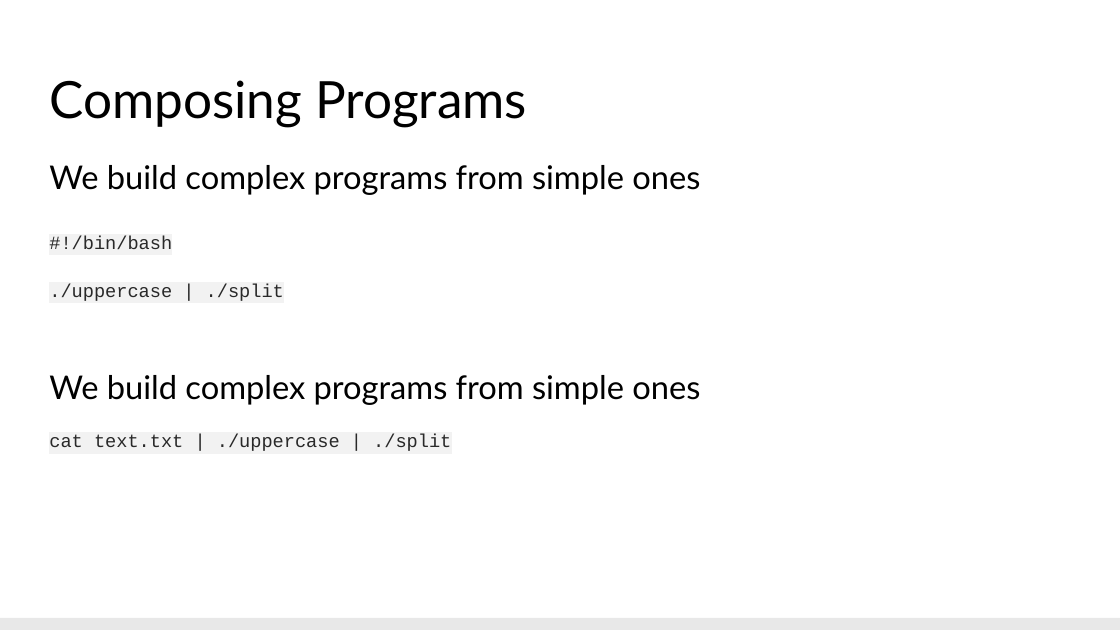
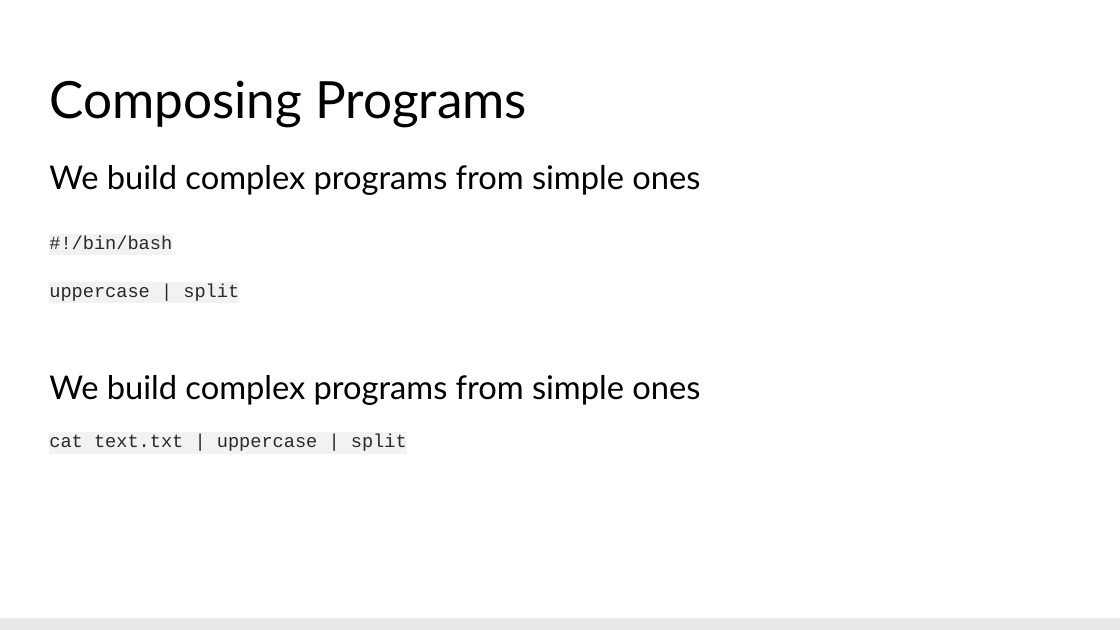
Before and after one commit to aregm/system-design-course, a slide deck: slide 20 of docs/Lecture 5.pptx (slide 19 before the commit). Drawn at 1120x630 pixels with LibreOffice and Linux fonts; fonts in the diff are those of the drawing. Boxes give left, top, right and bottom in pixels: in the first picture for what was removed or moved away, otherwise in the second. Text is boxed around its words. In the diff, an @@ line names an element or a change of style, - is before the commit and + after.

```diff
--- a/docs/Lecture 5.pptx
+++ b/docs/Lecture 5.pptx
@@ text at (49,284,239,301): text changed @@
-./uppercase | ./split
+uppercase | split
@@ text at (49,434,407,451): text changed @@
-cat text.txt | ./uppercase | ./split
+cat text.txt | uppercase | split
```
Also in this commit, not shown: 20 other slides changed, 2 slides added, 1 slide removed.
